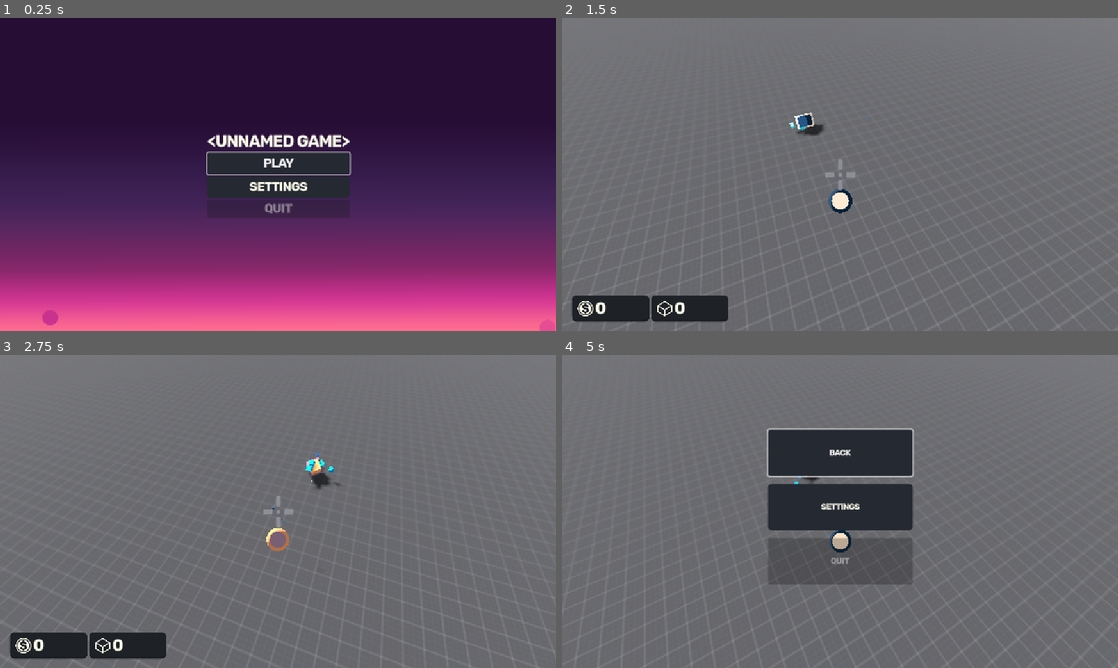
Above: before the commit, frames 1-4 (two rows, left to right).
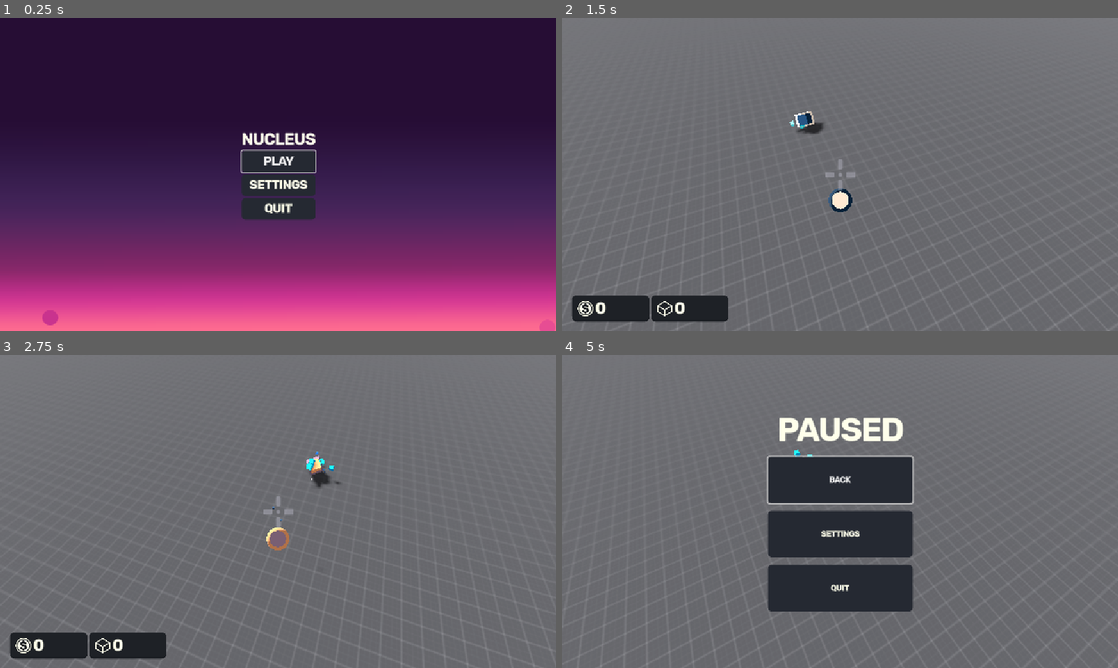
Above: after the commit, the same moments.

Repository: cookie1170/pirate-software-jam
Game: Godot game, scene res://common/scenes/game.tscn
The game is run twice, just before and just after one commit, with the same random seed, the same clock (stepped at 60 frames per second) and the same inputs. The engine's default icon, where the game draws it, is replaced by a stand-in: a white triangle on a blue panel in a dark square.
Inputs (mouse positions are in pixels of both pictures, inside the frame that each line leads up to):
- Up to frame 1 (0.25 s): no input
- Up to frame 2 (1.5 s): click "PLAY" at 0.5 s; tap Enter at 1.25 s; move the mouse to (867, 174) at 1.27 s; press the mouse at (867, 174) at 1.28 s; hold Up (ui_up) from 1.28 s (still down)
- Up to frame 3 (2.75 s): keep holding Up (ui_up); tap Space (jump) at 1.52, 2.27 s; move the mouse to (250, 511) at 2.02 s; release the mouse at (250, 511) at 2.03 s; tap W (forw) at 2.1 s
- Up to frame 4 (5 s): keep holding Up (ui_up); move the mouse to (851, 505) at 2.77 s; tap O at 2.85 s; move the mouse to (834, 517) at 3.52 s; tap U at 3.6 s; tap Space (jump) at 3.77, 4.52 s; move the mouse to (878, 514) at 4.27 s; tap Shift at 4.35 s; tap ` (pause) at 4.9 s

The runs differ from the first frame. In frame 1, 3.0% of the frame differs, in the area x 37-64%, y 36-65%; in frame 2, 0.2%; in frame 3, 0.2%; in frame 4, 11%, in the area x 31-100%, y 20-100%.

Commit message:
i think i did some polish i forgot tbh

Diff:
--- a/common/scenes/game.tscn
+++ b/common/scenes/game.tscn
@@ -1,9 +1,8 @@
-[gd_scene load_steps=7 format=3 uid="uid://bluj5us1vph6q"]
+[gd_scene load_steps=6 format=3 uid="uid://bluj5us1vph6q"]
 
 [ext_resource type="PackedScene" uid="uid://bi40akbu0hcyl" path="res://player/player.tscn" id="1_oyp42"]
 [ext_resource type="Script" uid="uid://cisw20hf82soy" path="res://common/scripts/game.gd" id="1_pv8hn"]
 [ext_resource type="PackedScene" uid="uid://b311iowaksq5g" path="res://levels/level.tscn" id="2_pv8hn"]
-[ext_resource type="Script" uid="uid://cox2ddvnlx17p" path="res://common/upgrades/upgrade_resources/base_upgrade.gd" id="4_abfgt"]
 [ext_resource type="AudioStream" uid="uid://blppp01lenhb6" path="res://common/bg_music/Sketchbook 2024-12-04.ogg" id="5_ub8p2"]
 [ext_resource type="AudioStream" uid="uid://dt1ud54ul2v58" path="res://common/bg_music/Three Red Hearts - Go (No Vocal).ogg" id="6_rhor3"]
 
@@ -13,7 +12,6 @@
 
 [node name="Player" parent="." instance=ExtResource("1_oyp42")]
 unique_name_in_owner = true
-upgrades = Array[ExtResource("4_abfgt")]([])
 
 [node name="Level" parent="." instance=ExtResource("2_pv8hn")]
 unique_name_in_owner = true
--- a/common/scenes/main_menu.tscn
+++ b/common/scenes/main_menu.tscn
@@ -183,7 +183,7 @@
 [node name="NameLabel" type="Label" parent="ButtonsVBox"]
 layout_mode = 2
 theme_override_font_sizes/font_size = 32
-text = "<UNNAMED GAME>"
+text = "NUCLEUS"
 
 [node name="Play" type="Button" parent="ButtonsVBox"]
 unique_name_in_owner = true
@@ -201,7 +201,6 @@
 [node name="Quit" type="Button" parent="ButtonsVBox"]
 layout_mode = 2
 theme_override_font_sizes/font_size = 24
-disabled = true
 text = "QUIT"
 script = SubResource("GDScript_p6akp")
 
--- a/common/scripts/game.gd
+++ b/common/scripts/game.gd
@@ -64,7 +64,7 @@
 
 func show_label(
 		init_pos: Vector2, final_pos: Vector2,
-		text: String = "", font_size: int = 0,
+		text: String = "", font_size: int = 0, time: float = 1
 	):
 	var label := Label.new()
 	var label_tween := get_tree().create_tween().set_parallel(true)
@@ -79,13 +79,13 @@
 	label.pivot_offset.y = label.size.y / 2
 	label.position = init_pos - label.pivot_offset
 	label_tween.tween_property(
-			label, "position", final_pos - label.pivot_offset, 1
+			label, "position", final_pos - label.pivot_offset, time
 		)
 	label_tween.tween_property(
-			label, "modulate", Color.html("ffffff00"), 1
+			label, "modulate", Color.html("ffffff00"), time
 		)
 	label_tween.tween_property(
-			label, "scale", Vector2.ZERO, 1
+			label, "scale", Vector2.ZERO, time
 		)
 	await label_tween.finished
 	label.queue_free()
--- a/common/ui/hud/hud.gd
+++ b/common/ui/hud/hud.gd
@@ -6,6 +6,8 @@
 @onready var wave_info: PanelContainer = %WaveInfo
 @onready var wave_number: Label = %WaveNumber
 @onready var enemy_number: Label = %EnemyNumber
+@onready var block_panel: PanelContainer = %BlockPanel
+@onready var coin_panel: PanelContainer = %CoinPanel
 
 func _physics_process(_delta: float) -> void:
 	coin_label.text = str(game_scene.player.coins)
@@ -18,9 +20,14 @@
 		wave_number.text = (("Wave %s/20"
 		% (game_scene.level.wave_handler.current_wave + 1))
 		if game_scene.level.wave_handler.current_wave + 1 <= 20 else "You win!")
-		enemy_number.text = "%s %s" % [
-			game_scene.level.wave_handler.enemy_amount_display,
-			"enemy"
-			if game_scene.level.wave_handler.enemy_amount_display == 1
-			else "enemies",
-			]
+		enemy_number.text = (
+			"%s left" %
+			game_scene.level.wave_handler.enemy_amount_display
+		)
+
+func tween_scale(object: String):
+	var tween: Tween = get_tree().create_tween()
+	get(object).pivot_offset = get(object).size / 2
+	tween.set_ease(Tween.EASE_OUT).set_trans(Tween.TRANS_BOUNCE)
+	tween.tween_property(get(object), "scale", Vector2(1.2, 1.2), 0.1)
+	tween.tween_property(get(object), "scale", Vector2(1.0, 1.0), 0.25)
--- a/common/ui/hud/hud.tscn
+++ b/common/ui/hud/hud.tscn
@@ -46,6 +46,7 @@
 mouse_filter = 2
 
 [node name="CoinPanel" type="PanelContainer" parent="StatDisplay"]
+unique_name_in_owner = true
 custom_minimum_size = Vector2(160, 0)
 layout_mode = 2
 size_flags_vertical = 3
@@ -77,6 +78,7 @@
 text = "blocks"
 
 [node name="BlockPanel" type="PanelContainer" parent="StatDisplay"]
+unique_name_in_owner = true
 custom_minimum_size = Vector2(160, 0)
 layout_mode = 2
 size_flags_vertical = 3
--- a/common/ui/pause_menu/pause_menu.tscn
+++ b/common/ui/pause_menu/pause_menu.tscn
@@ -60,6 +60,13 @@
 grow_vertical = 2
 theme_override_constants/separation = 16
 
+[node name="PausedLabel" type="Label" parent="VBoxContainer"]
+layout_mode = 2
+theme_override_font_sizes/font_size = 64
+text = "PAUSED"
+horizontal_alignment = 1
+vertical_alignment = 1
+
 [node name="Back" type="Button" parent="VBoxContainer"]
 unique_name_in_owner = true
 custom_minimum_size = Vector2(0, 96)
@@ -76,7 +83,6 @@
 [node name="Quit" type="Button" parent="VBoxContainer"]
 custom_minimum_size = Vector2(0, 96)
 layout_mode = 2
-disabled = true
 text = "QUIT"
 script = SubResource("GDScript_2wdbx")
 
--- a/common/ui/theme/button_hover.tres
+++ b/common/ui/theme/button_hover.tres
@@ -1,9 +1,9 @@
 [gd_resource type="StyleBoxFlat" format=3 uid="uid://cor4rt6juxdw5"]
 
 [resource]
-bg_color = Color(0.117647, 0.129412, 0.14902, 1)
+bg_color = Color(0.996078, 0.423529, 0.564706, 1)
 border_width_bottom = 8
-border_color = Color(0.0980392, 0.109804, 0.129412, 1)
+border_color = Color(0.835294, 0.235294, 0.415686, 1)
 corner_radius_top_left = 8
 corner_radius_top_right = 8
 corner_radius_bottom_right = 8
--- a/common/ui/theme/button_hover_no_outline.tres
+++ b/common/ui/theme/button_hover_no_outline.tres
@@ -5,7 +5,7 @@
 content_margin_top = 8.0
 content_margin_right = 8.0
 content_margin_bottom = 8.0
-bg_color = Color(0.117647, 0.129412, 0.14902, 1)
+bg_color = Color(0.996078, 0.423529, 0.564706, 1)
 border_color = Color(0.0980392, 0.109804, 0.129412, 1)
 corner_radius_top_left = 8
 corner_radius_top_right = 8
--- a/common/ui/theme/button_pressed.tres
+++ b/common/ui/theme/button_pressed.tres
@@ -5,7 +5,7 @@
 content_margin_top = 8.0
 content_margin_right = 8.0
 content_margin_bottom = 8.0
-bg_color = Color(0.0980392, 0.109804, 0.129412, 1)
+bg_color = Color(0.815686, 0.215686, 0.568627, 1)
 border_color = Color(0.0980392, 0.109804, 0.129412, 1)
 corner_radius_top_left = 8
 corner_radius_top_right = 8
--- a/levels/wave_handler.gd
+++ b/levels/wave_handler.gd
@@ -70,6 +70,7 @@
 			Vector2(576, 200), Vector2(576, 0),
 			"Next wave...", 32
 	)
+	Hud.tween_scale("wave_info")
 	is_wave_going = false
 	current_wave += 1
 	current_enemy = 0
@@ -88,3 +89,5 @@
 	if alive_enemies <= 0 and has_spawned_all_enemies:
 		alive_enemies = 0
 		change_wave()
+	else:
+		Hud.tween_scale("wave_info")
--- a/player/player.gd
+++ b/player/player.gd
@@ -48,10 +48,11 @@
 var block_amount: int = 0:
 	set(value):
 		game_scene.show_label(
-			Vector2(260, 450), Vector2(260, 600),
-			"%s" % (value - block_amount), 32
+			Vector2(260, 500), Vector2(260, 600),
+			"%s" % (value - block_amount), 32, 0.5
 		)
 		block_amount = value
+		Hud.tween_scale("block_panel")
 var camera_input_dir: Vector2
 var attack_speed: float
 var move_speed: float
@@ -66,11 +67,12 @@
 var coins: int = 0:
 	set(value):
 		game_scene.show_label(
-			Vector2(100, 450), Vector2(100, 600),
-			"%s" % (value - coins), 32
+			Vector2(100, 500), Vector2(100, 600),
+			"%s" % (value - coins), 32, 0.5
 		)
 		coins = value
-@export var upgrades: Array[Upgrade]
+		Hud.tween_scale("coin_panel")
+var upgrades: Array[Upgrade]
 #endregion
 
 func _ready() -> void:
@@ -294,6 +296,7 @@
 	death_1_sfx.play()
 	Hud.visible = false
 	trail_particles.visible = false
+	coins = 0
 	Engine.time_scale = 1.0
 	%EnemyPushAwayer.monitoring = true
 	await get_tree().physics_frame
--- a/player/player.tscn
+++ b/player/player.tscn
@@ -1,9 +1,8 @@
-[gd_scene load_steps=54 format=4 uid="uid://bi40akbu0hcyl"]
+[gd_scene load_steps=53 format=4 uid="uid://bi40akbu0hcyl"]
 
 [ext_resource type="Script" uid="uid://b1qqjj3erxy3i" path="res://player/player.gd" id="1_oul6g"]
 [ext_resource type="PackedScene" uid="uid://ciy177ajnquy0" path="res://player/bullet.tscn" id="2_boad6"]
 [ext_resource type="Texture2D" uid="uid://b4mp0yqk1nqqq" path="res://common/resources/gradients/gradient1d_blue.tres" id="2_g1dw6"]
-[ext_resource type="Script" uid="uid://cox2ddvnlx17p" path="res://common/upgrades/upgrade_resources/base_upgrade.gd" id="3_kb6p2"]
 [ext_resource type="BoxMesh" uid="uid://diyfhnaeex4bm" path="res://common/resources/meshes/block_0.tres" id="3_yw30f"]
 [ext_resource type="Texture2D" uid="uid://dwt5euhqkftkv" path="res://common/resources/gradients/gradient1d_orange.tres" id="4_yllr7"]
 [ext_resource type="Gradient" uid="uid://doolqgh7pxcdh" path="res://common/resources/gradients/gradient_blue.tres" id="4_yw30f"]
@@ -456,7 +455,6 @@
 blockless_jump_velocity = 10.0
 gravity = 24.0
 bullet_scene = ExtResource("2_boad6")
-upgrades = Array[ExtResource("3_kb6p2")]([null])
 
 [node name="Mesh" type="MeshInstance3D" parent="."]
 unique_name_in_owner = true
Not shown, changed: export_presets.cfg
